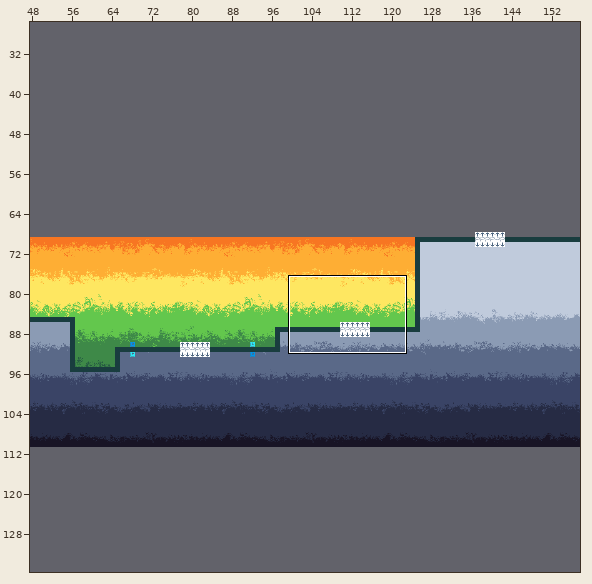
Two versions of a level (Tiled map, assets/maps/Test.tmx). Above, an overview of the earlier version with the close-up marked.
Close-up. As it was:
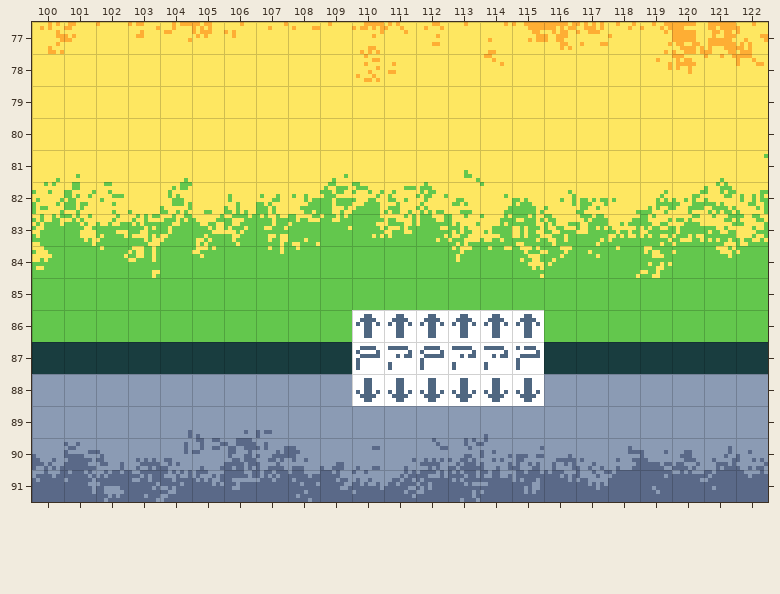
Cells are 8x8 px. Shown: x 100..122, y 77..91.
After the commit:
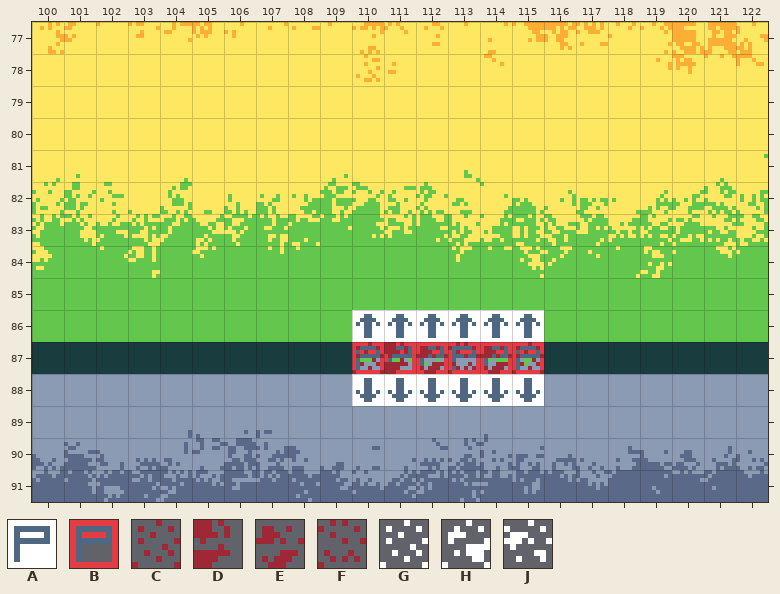
Key: from "Entities": A 2 "PortalSpawner", B 3 "PortalSpawner"; from "Ground": C 25, D 26, E 27, F 28, G 57, H 58, J 60.
_ is an empty cell.
Log entry: Added a red portal
From old to new:
Layer "Entities":
The author changed tile A to tile B in row 87 at x 110 to 115.
Layer "Ground":
The author changed tile G to tile C in row 87 at x 110.
The author changed tile H to tile C in row 87 at x 115.
The author changed tile J to tile D in row 87 at x 111.
The author changed tile G to tile E in row 87 at x 112.
The author changed tile J to tile E in row 87 at x 114.
The author changed tile J to tile F in row 87 at x 113.
